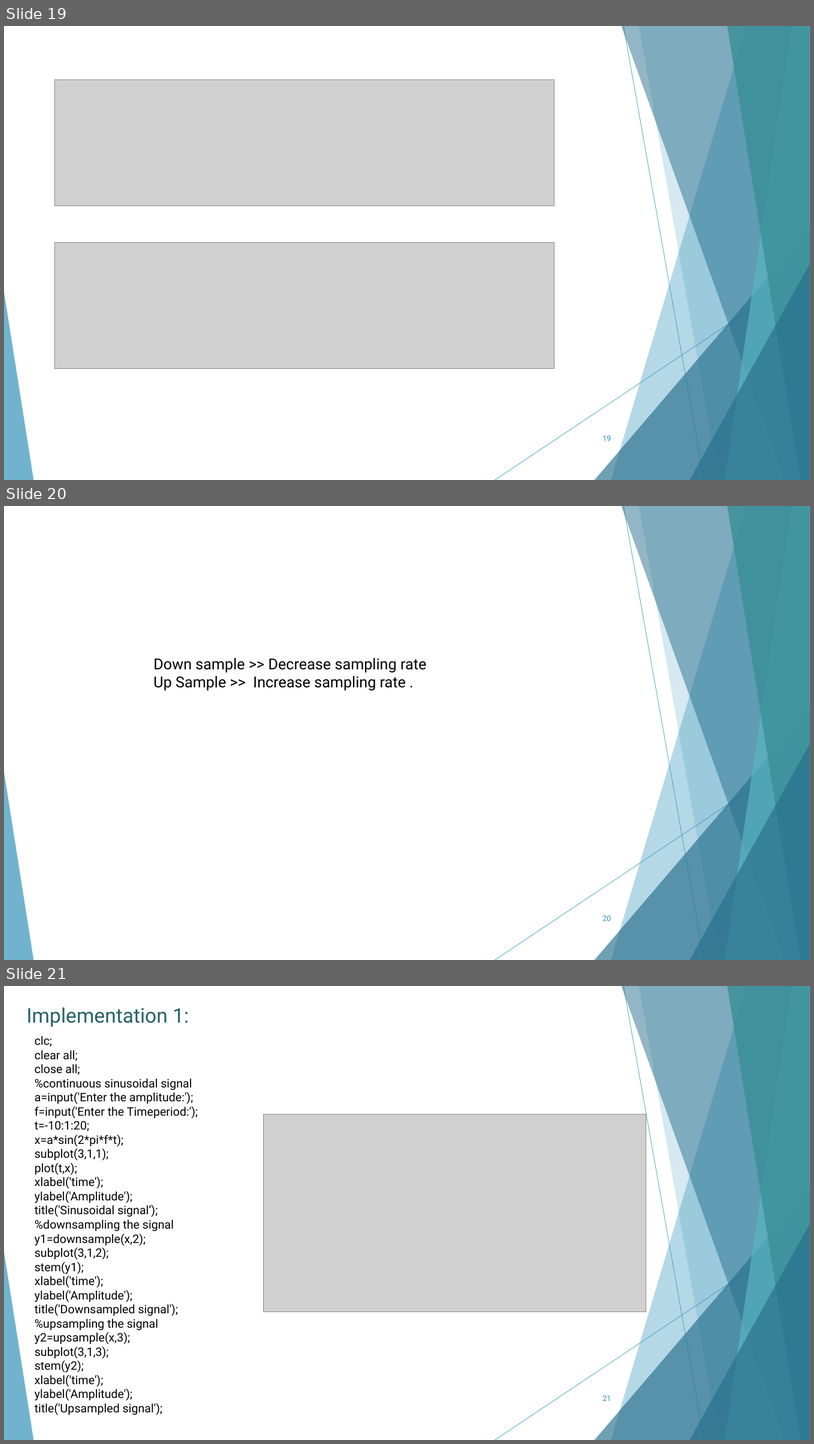
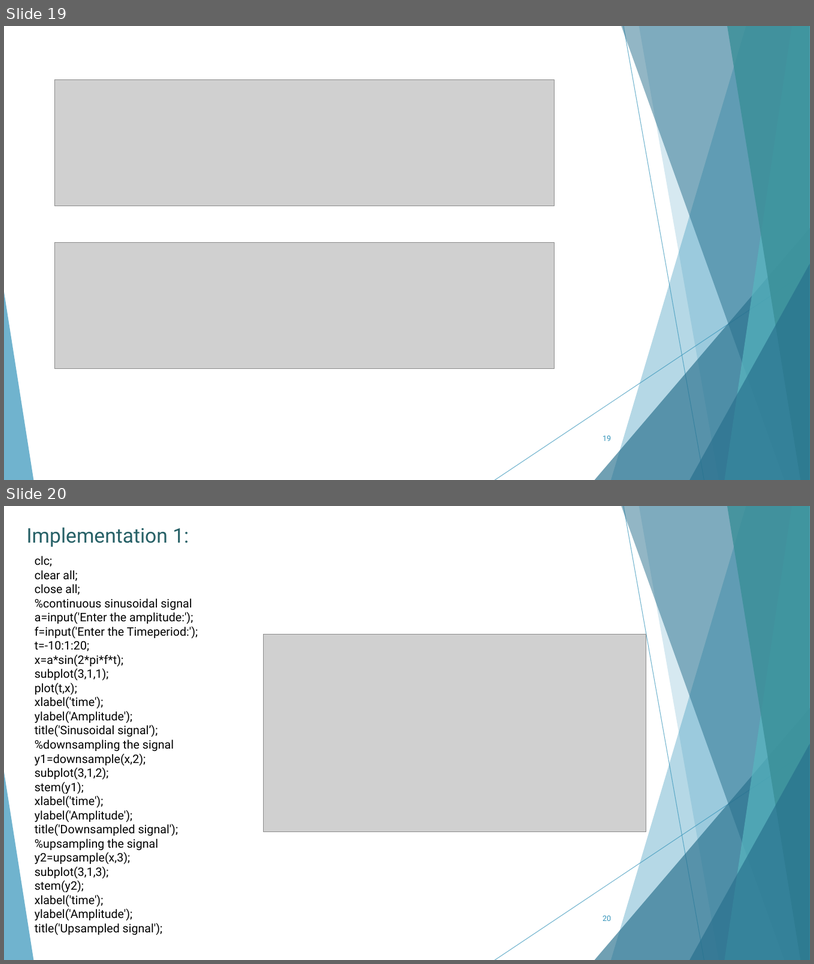
Before and after one commit to AhMjOU/DSP2, a slide deck: lec2.pptx. Shown one above the other, each under a label of ours: slides 19, 20 and 21 before the commit, slides 19 and 20 after it. The pictures are 814x1444 and 814x964 pixels, drawn with LibreOffice and Linux fonts; fonts in the diff are those of the drawing; grey boxes stand for pictures. Boxes give left, top, right and bottom in pixels: in the first picture for what was removed or moved away, otherwise in the second. Text is boxed around its words. In the diff, an @@ line names an element or a change of style, - is before the commit and + after.

```diff
--- a/lec2.pptx
+++ b/lec2.pptx
@@ slide 20 removed at <box>4,506,810,960</box>, background #FFFFFF; not listed: 10 template elements that a slide beside it also shows @@
@@ text removed at <box>153,658,426,691</box> @@
-Down sample >> Decrease sampling rate
-Up Sample >> Increase sampling rate .
@@ page number removed at <box>603,915,611,921</box> @@
-20
@@ what was slide 21 is now slide 20 @@
@@ page number at <box>603,915,611,921</box>: text changed @@
-21
+20
```
Also in this commit, not shown: 4 slides changed, 1 slide added, 1 other file.
